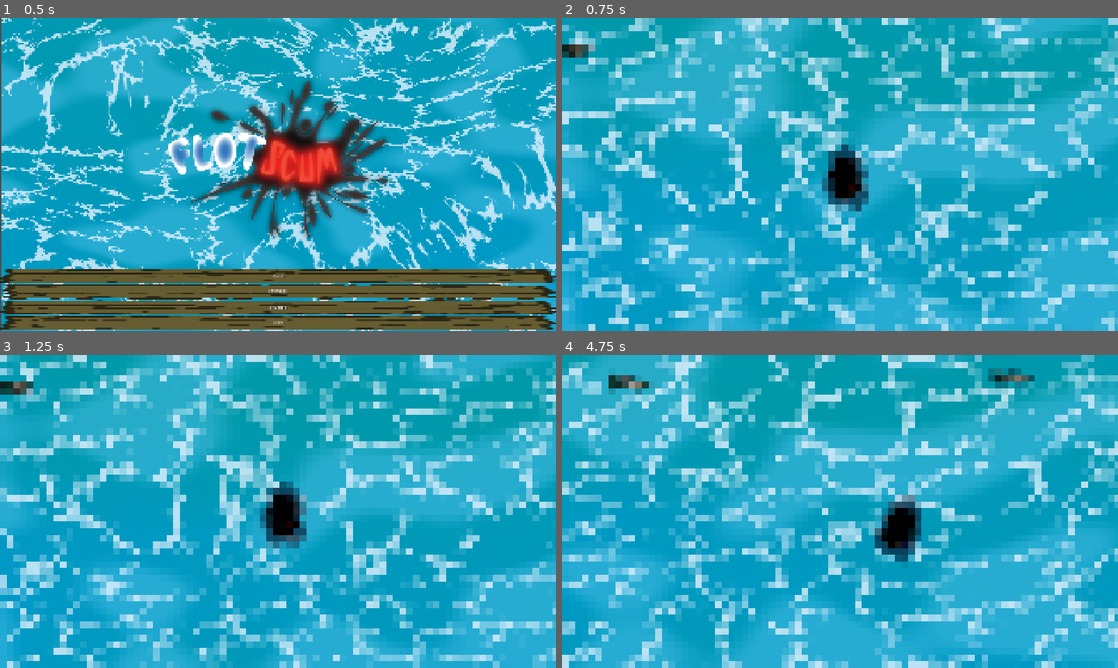
Above: before the commit, frames 1-4 (two rows, left to right).
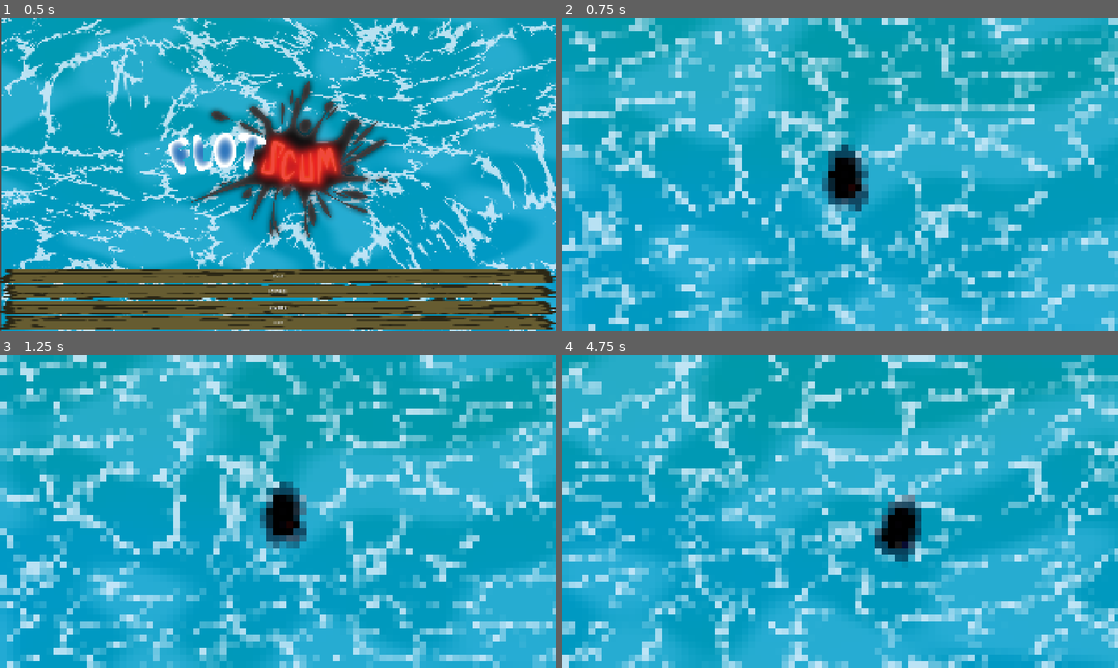
Above: after the commit, the same moments.

Repository: Of-Machines-and-Men/flotscum
Game: Godot game, scene res://scenes/levels/UI/main_menu.tscn
Same seed, same stepped clock (60 frames per second), same inputs: the game is played once before the commit and once after it.
Inputs (mouse positions are in pixels of both pictures, inside the frame that each line leads up to):
- Up to frame 1 (0.5 s): no input
- Up to frame 2 (0.75 s): click "PLAY" at 0.5 s
- Up to frame 3 (1.25 s): no input
- Up to frame 4 (4.75 s): move the mouse to (962, 495) at 1.27 s; hold D (moveright) 1.28-2.03 s; move the mouse to (728, 527) at 2.02 s; hold S (movedown) 2.03-2.78 s; move the mouse to (895, 442) at 2.77 s; hold D (moveright) 2.78-3.53 s; move the mouse to (812, 574) at 3.52 s; hold W (moveup) 3.53-4.28 s; move the mouse to (1006, 558) at 4.27 s; hold A (moveleft) from 4.28 s (still down)

Frame 1 is identical in both runs. In frame 2, 0.2% of the frame differs, in the area x 0-6%, y 8-13%; in frame 3, 0.3%; in frame 4, 0.7%, in the area x 8-85%, y 4-13%.

Commit message:
update spawner to be more intelligent

Diff:
--- a/scenes/entities/spawners/Spawner.tscn
+++ b/scenes/entities/spawners/Spawner.tscn
@@ -1,6 +1,29 @@
 [gd_scene format=3 uid="uid://bbjebwe0ikdvi"]
 
 [ext_resource type="Script" uid="uid://c8mpy6wdtltu7" path="res://scenes/entities/spawners/spawner.gd" id="1_ie3nb"]
+[ext_resource type="Script" uid="uid://dm8mfsap6ff2q" path="res://scenes/entities/spawners/spawner_entry/spawner_entry.gd" id="2_q6ujv"]
+[ext_resource type="PackedScene" uid="uid://dd3ahydw2vtl5" path="res://scenes/entities/enemy/rammer/rammer.tscn" id="3_y7uer"]
+[ext_resource type="PackedScene" uid="uid://fegfnwhatpdg" path="res://scenes/entities/collectible/structural/StructuralCollectible.tscn" id="4_0pgrl"]
+
+[sub_resource type="Resource" id="Resource_3iy0w"]
+script = ExtResource("2_q6ujv")
+spawn_entity = ExtResource("3_y7uer")
+difficulty_weight = 0.2
+probability_weight = 0.4
+metadata/_custom_type_script = "uid://dm8mfsap6ff2q"
+
+[sub_resource type="Resource" id="Resource_oamvp"]
+script = ExtResource("2_q6ujv")
+spawn_entity = ExtResource("4_0pgrl")
+difficulty_weight = -0.1
+probability_weight = 0.6
+metadata/_custom_type_script = "uid://dm8mfsap6ff2q"
 
 [node name="Spawner" type="Node" unique_id=1940909068]
 script = ExtResource("1_ie3nb")
+spawnable_items = Array[ExtResource("2_q6ujv")]([SubResource("Resource_3iy0w"), SubResource("Resource_oamvp")])
+spawn_interval_min = 5.0
+spawn_interval_max = 30.0
+spawn_min_range = 500.0
+spawn_max_range = 2000.0
+max_entities = 200
--- a/scenes/entities/spawners/spawner.gd
+++ b/scenes/entities/spawners/spawner.gd
@@ -1,20 +1,31 @@
 class_name Spawner
 extends Node
 
-@export var collectible_scene: PackedScene
-@export var spawn_interval: float = 2.0
-@export var spawn_margin: float = 100.0
+@export var spawnable_items: Array[SpawnerEntry] = []
+@export var spawn_interval_min: float = 2.0
+@export var spawn_interval_max: float = 5.0
+@export var per_spawn_count_min: int = 1
+@export var per_spawn_count_max: int = 10
+@export var spawn_min_range: float = 2000.0
+@export var spawn_max_range: float = 10000.0
+@export var spawner_max_retries: int = 10
 @export var max_entities: int = 20
 
+@export var max_difficulty_weight: float = 2.0
+@export var min_difficulty_weight: float = 1.0
+
+var _current_spawn_interval: float = (spawn_interval_max - spawn_interval_min) / 2 + spawn_interval_min
+var _spawn_attempts: int = 0
+var _current_difficulty: float = 0.0
 var _timer: float = 0.0
 
-# Called every frame. 'delta' is the elapsed time since the previous frame.
 func _process(delta: float) -> void:
 	if get_tree().get_nodes_in_group("entities").size() >= max_entities:
 		return
 	_timer -= delta
 	if _timer <= 0.0:
-		_timer = spawn_interval
+		_current_spawn_interval = randf_range(spawn_interval_min, spawn_interval_max)
+		_timer = _current_spawn_interval
 		_spawn()
 
 func _spawn() -> void:
@@ -22,29 +33,51 @@
 	if not camera:
 		return
 
-	var viewport_rect = _get_viewport_rect_world(camera)
-	var spawn_pos = _random_outside_rect(viewport_rect)
+	var spawn_count = randi_range(int(per_spawn_count_min), int(per_spawn_count_max))
+	_current_difficulty = 0.0
+	_spawn_attempts = 0
+	var target_difficulty = randf_range(min_difficulty_weight, max_difficulty_weight)
 
-	var instance = collectible_scene.instantiate()
+	var spawned_entities = 0
+	var spawnable_entities: Array[SpawnerEntry] = _get_valid_entries_by_difficulty(target_difficulty)
+	while spawned_entities < spawn_count and spawnable_entities.size() and _spawn_attempts < spawner_max_retries:
+		_spawn_attempts += 1
+		var entry = _get_entry_by_weighted_roll(spawnable_entities)
+		if entry && _current_difficulty < target_difficulty:
+			_current_difficulty += entry.difficulty_weight
+			_spawn_entity(entry, camera)
+			spawned_entities += 1
+		spawnable_entities = _get_valid_entries_by_difficulty(target_difficulty)
+
+func _get_total_entry_weight(entries: Array[SpawnerEntry]) -> float:
+	var total_weight: float = 0.0
+	for entry in entries:
+		total_weight += entry.probability_weight
+	return total_weight
+
+func _get_entry_by_weighted_roll(entries: Array[SpawnerEntry]) -> SpawnerEntry:
+	var roll = randf_range(0.0, _get_total_entry_weight(entries))
+	var accumulator: float = 0.0
+	for entry in entries:
+		accumulator += entry.probability_weight
+		if roll <= accumulator:
+			return entry
+	return null
+
+func _get_valid_entries_by_difficulty(target_difficulty: float) -> Array[SpawnerEntry]:
+	var valid_difficulty_weight = target_difficulty - _current_difficulty
+	var valid_entries: Array[SpawnerEntry] = []
+	for entry in spawnable_items:
+		if entry.difficulty_weight <= valid_difficulty_weight:
+			valid_entries.append(entry)
+	return valid_entries
+
+func _spawn_entity(entry: SpawnerEntry, camera: Camera2D) -> void:
+	var instance = entry.spawn_entity.instantiate()
 	get_parent().add_child(instance)
-	instance.global_position = spawn_pos
+	instance.global_position = _random_outside_view(camera)
 
-func _get_viewport_rect_world(camera: Camera2D) -> Rect2:
-	var viewport_size = get_viewport().get_visible_rect().size
-	var top_left = camera.global_position - (viewport_size / 2)
-	return Rect2(top_left, viewport_size)
-
-func _random_outside_rect(rect: Rect2) -> Vector2:
-	var side = randi() % 4
-	var random_x_offset = randf_range(rect.position.x, rect.end.x)
-	var random_y_offset = randf_range(rect.position.y, rect.end.y)
-	match side:
-		0: #top
-			return Vector2(random_x_offset, rect.position.y - spawn_margin)
-		1: #bottom
-			return Vector2(random_x_offset, rect.end.y + spawn_margin)
-		2: #left
-			return Vector2(rect.position.x - spawn_margin, random_y_offset)
-		3: #right
-			return Vector2(rect.end.x + spawn_margin, random_y_offset)
-	return Vector2.ZERO
+func _random_outside_view(camera: Camera2D) -> Vector2:
+	var random_distance = randf_range(spawn_min_range, spawn_max_range)
+	var random_direction = Vector2(randf_range(-1.0, 1.0), randf_range(-1.0, 1.0)).normalized()
+	return camera.global_position + (random_distance * random_direction)
